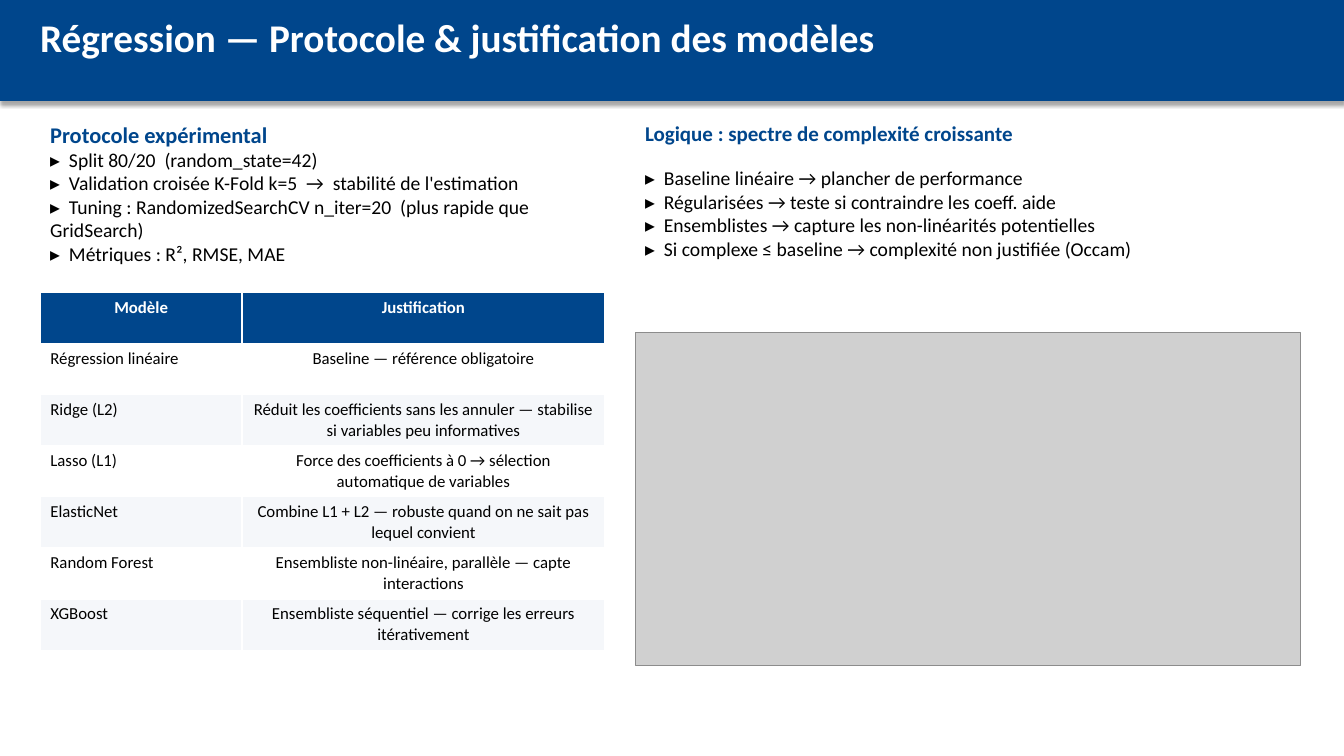
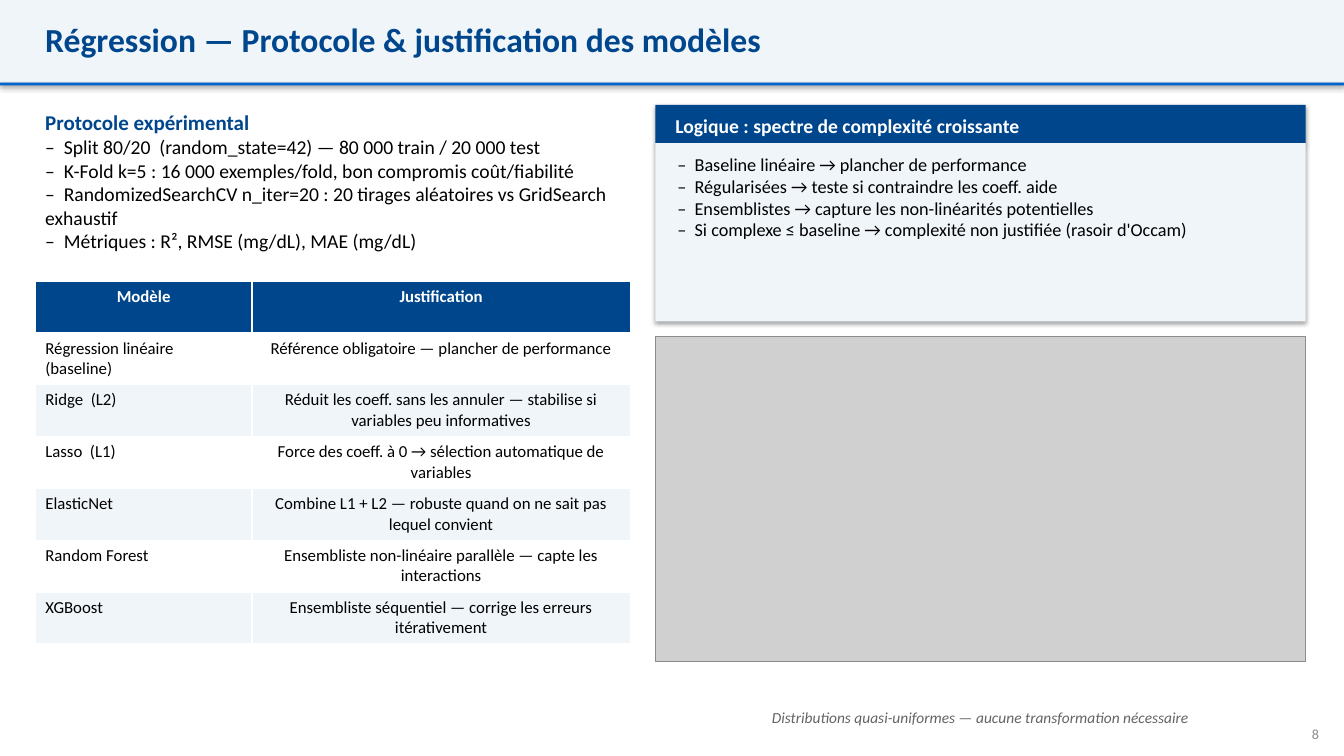
Before and after one commit to mahamatarda/Memoire-S2, a slide deck: slide 8 of presentation.pptx. Drawn at 1344x756 pixels with LibreOffice and Linux fonts; fonts in the diff are those of the drawing; grey boxes stand for pictures. Boxes give left, top, right and bottom in pixels: in the first picture for what was removed or moved away, otherwise in the second. Text is boxed around its words. In the diff, an @@ line names an element or a change of style, - is before the commit and + after.

```diff
--- a/presentation.pptx
+++ b/presentation.pptx
@@ rectangle: place and size @@
-rectangle at box(0, 0, 1344, 101)
+rectangle at box(0, 0, 1344, 83)
@@ rectangle at box(0, 0, 1344, 83): fill #00468C to #F0F5FA; outline #00468C 0.75 pt to none @@
@@ rectangle removed at box(0, 0, 1344, 756) @@
@@ text "Régression — Protocole & justification ..." at box(45, 28, 761, 58): size 28 to 24 pt, text colour #FFFFFF to #00468C @@
@@ rectangle added at box(0, 83, 1344, 86), fill #0066CC @@
@@ text "Protocole expérimental": place and size @@
-text "Protocole expérimental" at box(50, 127, 529, 264)
+text "Protocole expérimental" at box(45, 115, 606, 252)
@@ text at box(45, 115, 250, 134): size 16 to 15 pt in "Protocole expérimental" @@
@@ rectangle added at box(655, 105, 1306, 143), fill #00468C @@
@@ text "Logique : spectre de complexité ...": place and size @@
-text "Logique : spectre de complexité ..." at box(645, 126, 1012, 145)
+text "Logique : spectre de complexité ..." at box(675, 119, 1019, 137)
@@ text "Logique : spectre de complexité ..." at box(675, 119, 1019, 137): size 15 to 14 pt, text colour #00468C to #FFFFFF @@
@@ text at box(45, 140, 606, 252): text changed @@
-▸ Split 80/20 (random_state=42)
-▸ Validation croisée K-Fold k=5 → stabilité de l'estimation
-▸ Tuning : RandomizedSearchCV n_iter=20 (plus rapide que GridSearch)
-▸ Métriques : R², RMSE, MAE
+– Split 80/20 (random_state=42) — 80 000 train / 20 000 test
+– K-Fold k=5 : 16 000 exemples/fold, bon compromis coût/fiabilité
+– RandomizedSearchCV n_iter=20 : 20 tirages aléatoires vs GridSearch exhaustif
+– Métriques : R², RMSE (mg/dL), MAE (mg/dL)
@@ rectangle added at box(655, 143, 1306, 322), fill #F0F5FA @@
@@ text at box(695, 158, 1187, 239): text changed; size 14 to 13 pt @@
-▸ Baseline linéaire → plancher de performance
-▸ Régularisées → teste si contraindre les coeff. aide
-▸ Ensemblistes → capture les non-linéarités potentielles
-▸ Si complexe ≤ baseline → complexité non justifiée (Occam)
+– Baseline linéaire → plancher de performance
+– Régularisées → teste si contraindre les coeff. aide
+– Ensemblistes → capture les non-linéarités potentielles
+– Si complexe ≤ baseline → complexité non justifiée (rasoir d'Occam)
@@ table at box(35, 281, 630, 644) @@
-row 2, column 1: Régression linéaire
+row 2, column 1: Régression linéaire (baseline)
-row 2, column 2: Baseline — référence obligatoire
+row 2, column 2: Référence obligatoire — plancher de performance
-row 3, column 2: Réduit les coefficients sans les annuler — stabilise si variables peu informatives
+row 3, column 2: Réduit les coeff. sans les annuler — stabilise si variables peu informatives
-row 4, column 2: Force des coefficients à 0 → sélection automatique de variables
+row 4, column 2: Force des coeff. à 0 → sélection automatique de variables
-row 6, column 2: Ensembliste non-linéaire, parallèle — capte interactions
+row 6, column 2: Ensembliste non-linéaire parallèle — capte les interactions
@@ fill #F5F7FA to #F0F5FA in 6 cells @@
@@ table: place and size @@
-table at box(40, 292, 605, 650)
+table at box(35, 281, 630, 644)
@@ picture: place and size @@
-picture at box(635, 333, 1301, 665)
+picture at box(655, 337, 1306, 662)
@@ text added at box(772, 712, 1188, 726), 11 pt, text #646464, italic @@
+Distributions quasi-uniformes — aucune transformation nécessaire
@@ text added at box(1312, 729, 1319, 739), 10 pt, text #8C8C8C @@
+8
```
Also in this commit, not shown: 14 other slides changed, 1 other file.
